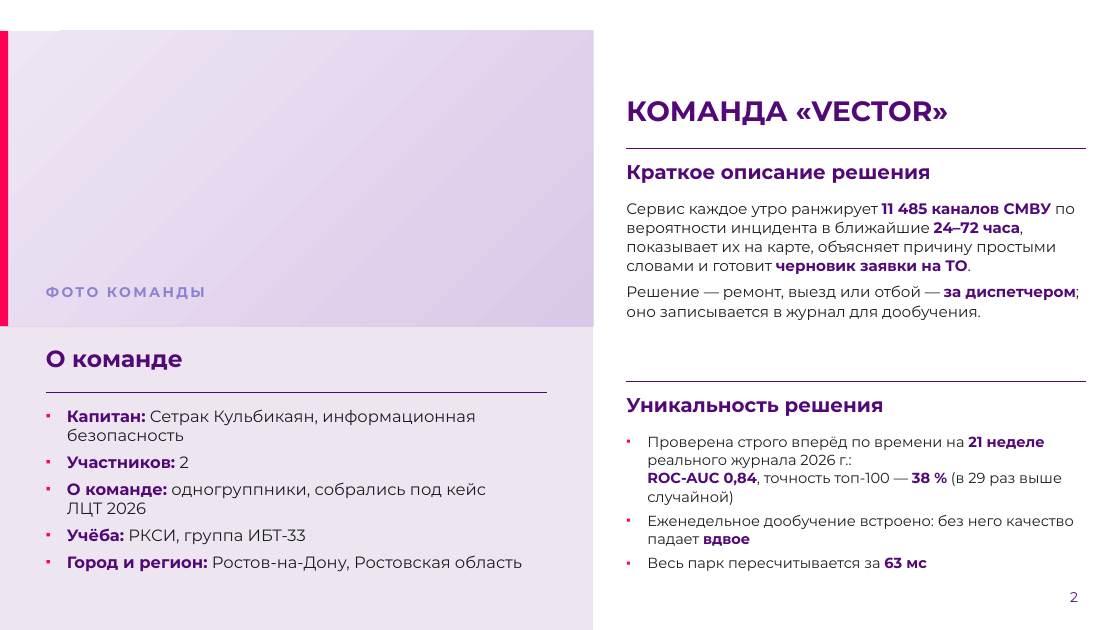
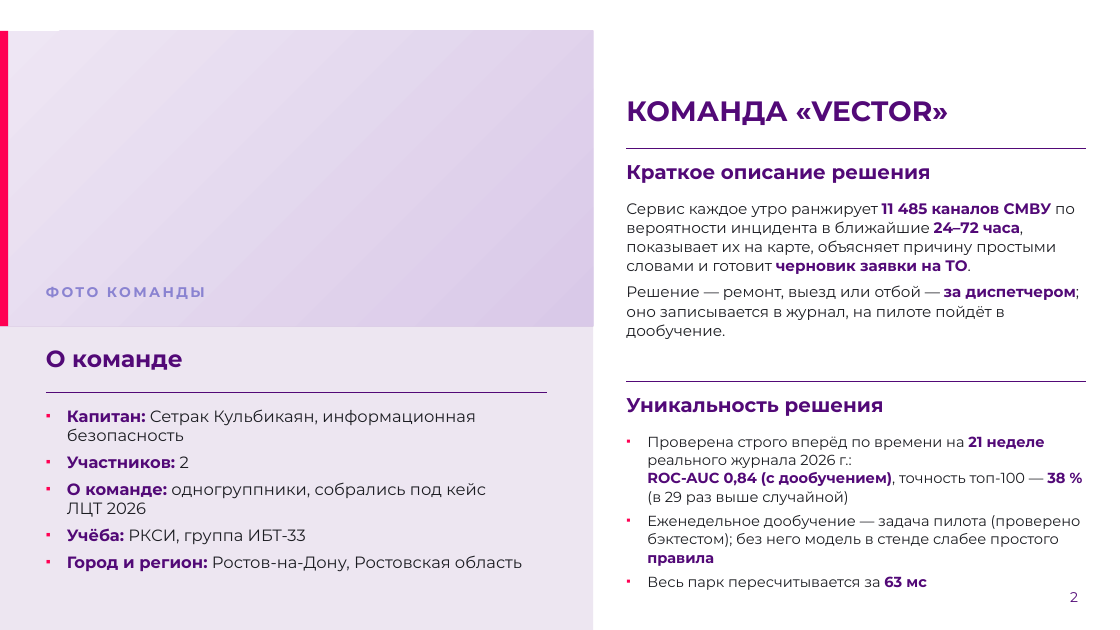
Before and after one commit to a666tra/moscollector-neurokontur, a slide deck: slide 2 of presentation/Москоллектор_НейроКонтур_Обязательные_слайды_ЛЦТ2026.pptx. Drawn at 1120x630 pixels with LibreOffice and Linux fonts; fonts in the diff are those of the drawing; background and template pictures are left out. Boxes give left, top, right and bottom in pixels: in the first picture for what was removed or moved away, otherwise in the second. Text is boxed around its words. In the diff, an @@ line names an element or a change of style, - is before the commit and + after.

Commit message:
docs(presentation): deck v2 — polygon results slide, honest model wording, payback condition, 108 tests

```diff
--- a/presentation/Москоллектор_НейроКонтур_Обязательные_слайды_ЛЦТ2026.pptx
+++ b/presentation/Москоллектор_НейроКонтур_Обязательные_слайды_ЛЦТ2026.pptx
@@ text at (626,285,1079,339): text changed @@
-Решение — ремонт, выезд или отбой — за диспетчером; оно записывается в журнал для дообучения.
+Решение — ремонт, выезд или отбой — за диспетчером; оно записывается в журнал, на пилоте пойдёт в дообучение.
@@ text at (647,436,1081,566): text changed @@
-▪ Проверена строго вперёд по времени на 21 неделе реального журнала 2026 г.:
-  ROC-AUC 0,84, точность топ-100 — 38 % (в 29 раз выше случайной)
-▪ Еженедельное дообучение встроено: без него качество падает вдвое
+▪ Проверена строго вперёд по времени на 21 неделе реального журнала 2026 г.:
+  ROC-AUC 0,84 (с дообучением), точность топ-100 — 38 % (в 29 раз выше случайной)
+▪ Еженедельное дообучение — задача пилота (проверено бэктестом); без него модель в стенде слабее простого правила
```
Also in this commit, not shown: 1 other slide changed, 2 other files.
